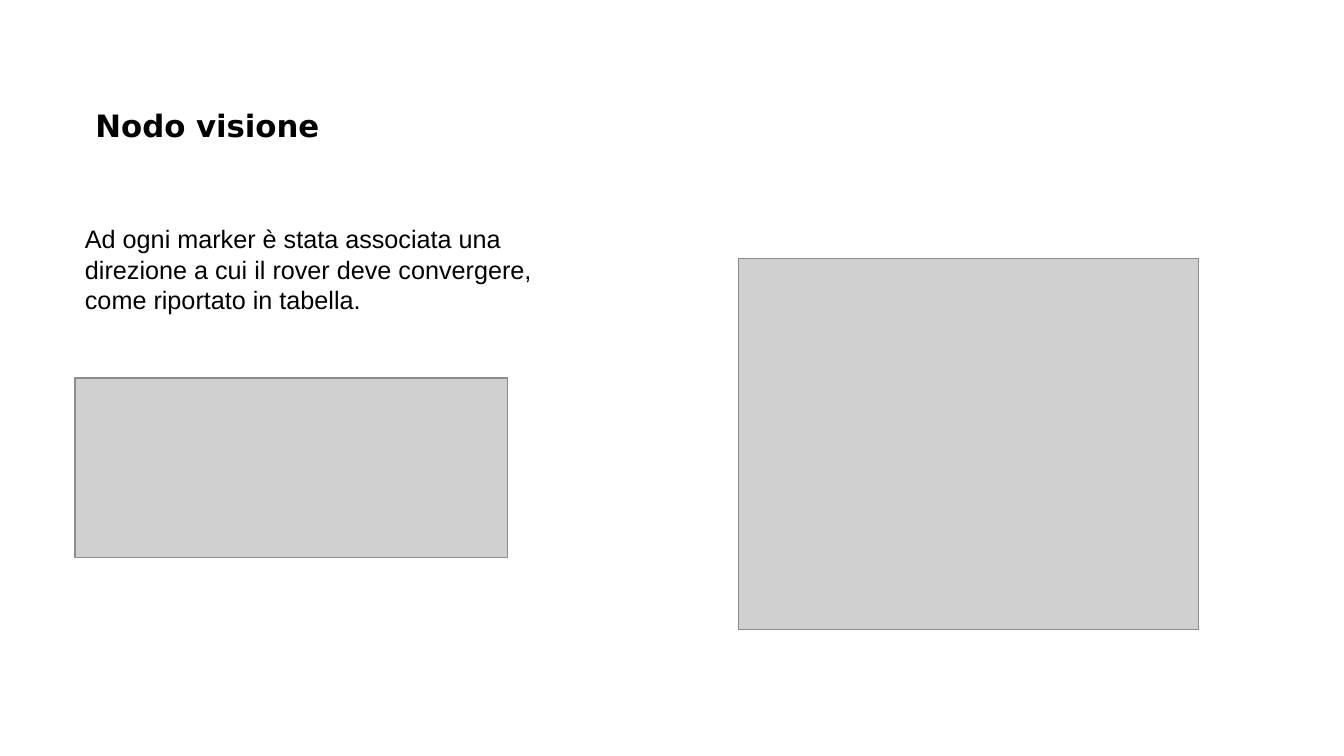
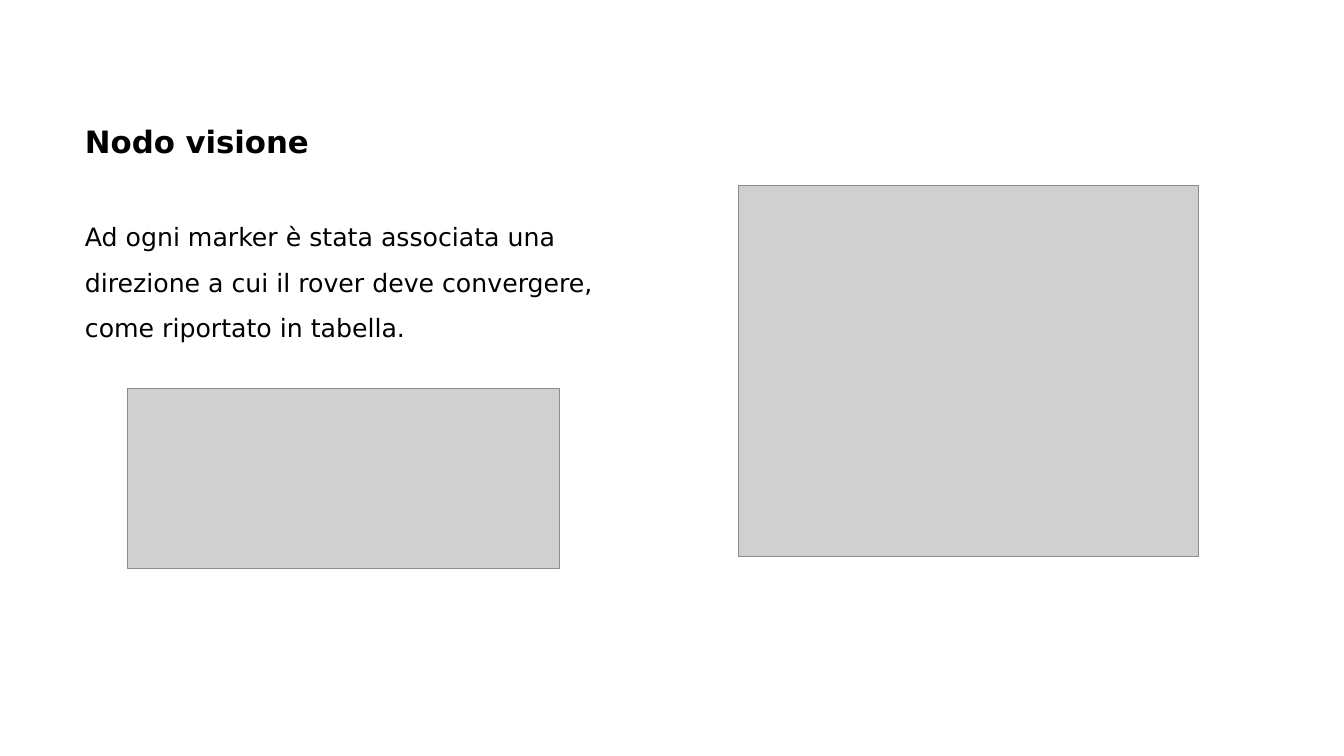
Before and after one commit to MarcoMinarelli/Rover_LabAuto, a slide deck: slide 6 of Presentazione LabAuto.pptx. Drawn at 1344x756 pixels with LibreOffice and Linux fonts; fonts in the diff are those of the drawing; grey boxes stand for pictures; background and template pictures are left out. Boxes give left, top, right and bottom in pixels: in the first picture for what was removed or moved away, otherwise in the second. Text is boxed around its words. In the diff, an @@ line names an element or a change of style, - is before the commit and + after.

```diff
--- a/Presentazione LabAuto.pptx
+++ b/Presentazione LabAuto.pptx
@@ title "Nodo visione": place and size @@
-title "Nodo visione" at bbox=[95, 113, 319, 138]
+title "Nodo visione" at bbox=[85, 129, 309, 154]
@@ text "Ad ogni marker è stata ..." at bbox=[85, 226, 592, 343]: font Arial to DejaVu Sans; line spacing 1 to 1.5 @@
@@ picture: place and size @@
-picture at bbox=[738, 259, 1199, 630]
+picture at bbox=[738, 186, 1199, 557]
@@ picture: place and size @@
-picture at bbox=[75, 378, 507, 558]
+picture at bbox=[127, 389, 560, 569]
```
Also in this commit, not shown: 6 other slides changed.
